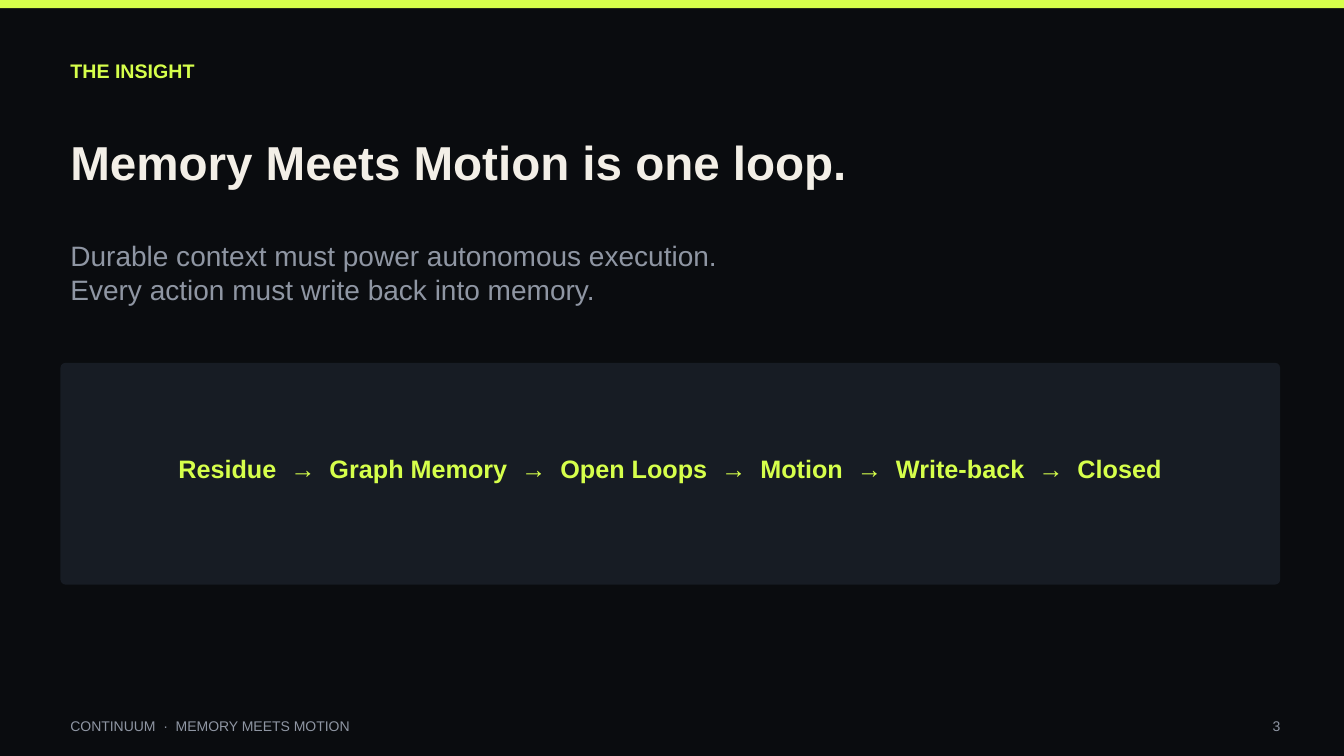
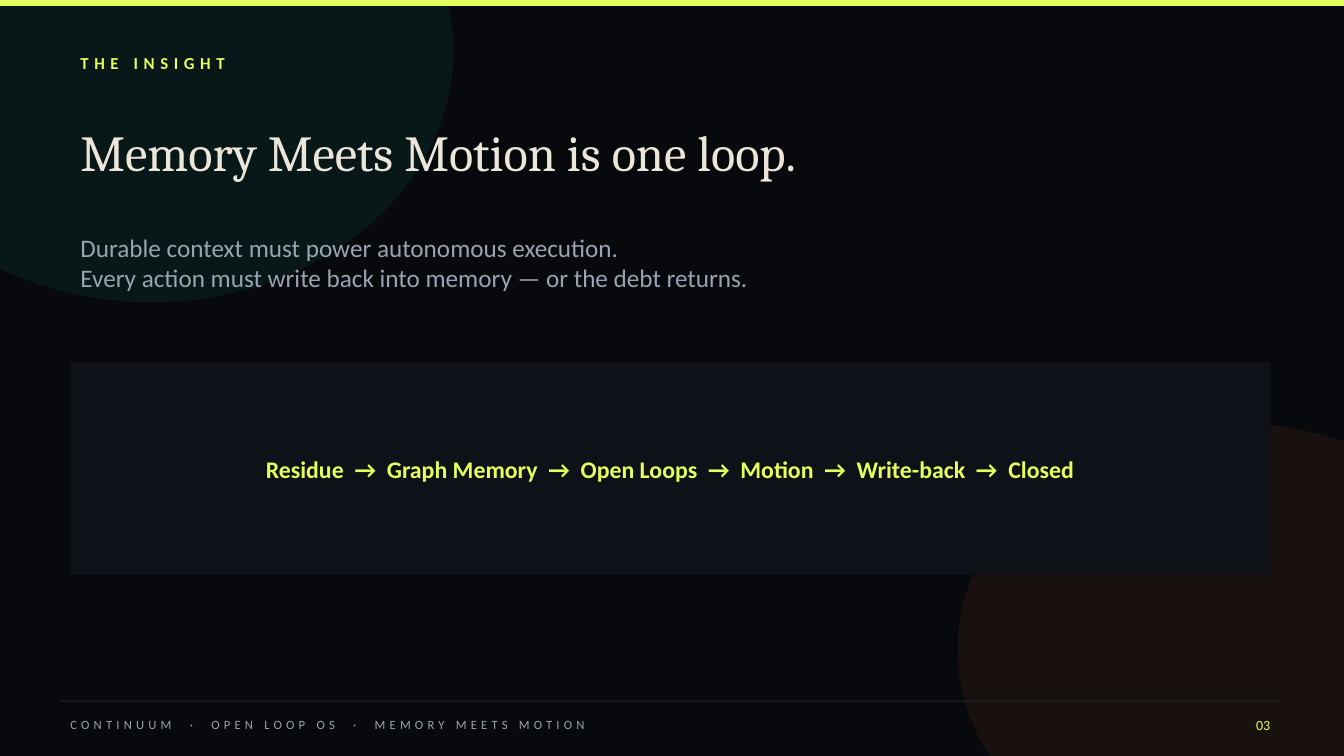
Before and after one commit to vnmoorthy/continuum-memory-meets-motion, a slide deck: slide 3 of slides/Continuum-Memory-Meets-Motion.pptx. Drawn at 1344x756 pixels with LibreOffice and Linux fonts; fonts in the diff are those of the drawing. Boxes give left, top, right and bottom in pixels: in the first picture for what was removed or moved away, otherwise in the second. Text is boxed around its words. In the diff, an @@ line names an element or a change of style, - is before the commit and + after.

Commit message:
UI/UX: noir signal-room theme + polished pitch deck (#3)
* Elevate Continuum UI to a noir signal-room visual system.

Refresh fonts (Fraunces/Manrope), atmosphere, full-bleed landing, app shell,
debt dashboard hierarchy, graph palette, OG art, and the 10-slide pitch deck.

* Align presentation storyboard with the new visual system.

---------

```diff
--- a/slides/Continuum-Memory-Meets-Motion.pptx
+++ b/slides/Continuum-Memory-Meets-Motion.pptx
@@ background #0A0C0F to #07090C @@
@@ rectangle at <box>0,0,1344,6</box>: fill #D6FF4B to #E4FF5C @@
@@ ellipse added at <box>0,0,454,302</box>, fill #0A2A28 at 45% opacity @@
@@ text "THE INSIGHT": place and size @@
-text "THE INSIGHT" at <box>70,64,195,79</box>
+text "THE INSIGHT" at <box>80,58,225,69</box>
@@ text "THE INSIGHT" at <box>80,58,225,69</box>: size 14 to 12 pt, font Arial to Calibri, text colour #D6FF4B to #E4FF5C, letter spacing 0 to 4 pt @@
@@ text "Memory Meets Motion is one ...": place and size @@
-text "Memory Meets Motion is one ..." at <box>70,145,846,189</box>
+text "Memory Meets Motion is one ..." at <box>80,136,796,182</box>
@@ text "Memory Meets Motion is one ..." at <box>80,136,796,182</box>: size 34 to 36 pt, font Arial to Cambria, text colour #F3EFE7 to #ECE6DA, bold off @@
@@ text "Durable context must power autonomous ...": place and size @@
-text "Durable context must power autonomous ..." at <box>70,245,717,305</box>
+text "Durable context must power autonomous ..." at <box>80,239,748,291</box>
@@ text at <box>80,239,618,261</box>: size 20 to 18 pt, font Arial to Calibri, text colour #8F96A3 to #9AA3B0 in "Durable context must power autonomous execution." @@
@@ text at <box>80,269,748,291</box>: text changed; size 20 to 18 pt; font Arial to Calibri; text colour #8F96A3 to #9AA3B0 @@
-Every action must write back into memory.
+Every action must write back into memory — or the debt returns.
@@ rounded rectangle removed at <box>60,363,1280,585</box> @@
@@ rectangle added at <box>71,363,1270,575</box>, fill #0E1218 @@
@@ text "Residue → Graph Memory → ...": place and size @@
-text "Residue → Graph Memory → ..." at <box>178,459,1161,484</box>
+text "Residue → Graph Memory → ..." at <box>266,461,1074,482</box>
@@ text "Residue → Graph Memory → ..." at <box>266,461,1074,482</box>: size 18 to 17 pt, font Arial to Calibri, text colour #D6FF4B to #E4FF5C @@
@@ ellipse added at <box>958,423,1344,756</box>, fill #2A1A12 at 50% opacity @@
@@ rectangle added at <box>60,701,1280,702</box>, fill #222831 @@
@@ text at <box>70,721,585,729</box>: text changed; size 10 to 9 pt; font Arial to Calibri; text colour #8F96A3 to #9AA3B0 @@
-CONTINUUM · MEMORY MEETS MOTION
+CONTINUUM · OPEN LOOP OS · MEMORY MEETS MOTION
@@ text added at <box>1256,721,1270,730</box>, 10 pt, text #E4FF5C @@
+03
@@ text removed at <box>1273,721,1281,731</box> @@
-3
```
Also in this commit, not shown: 8 other slides changed, 1 slide added, 1 slide removed, 11 other files.
